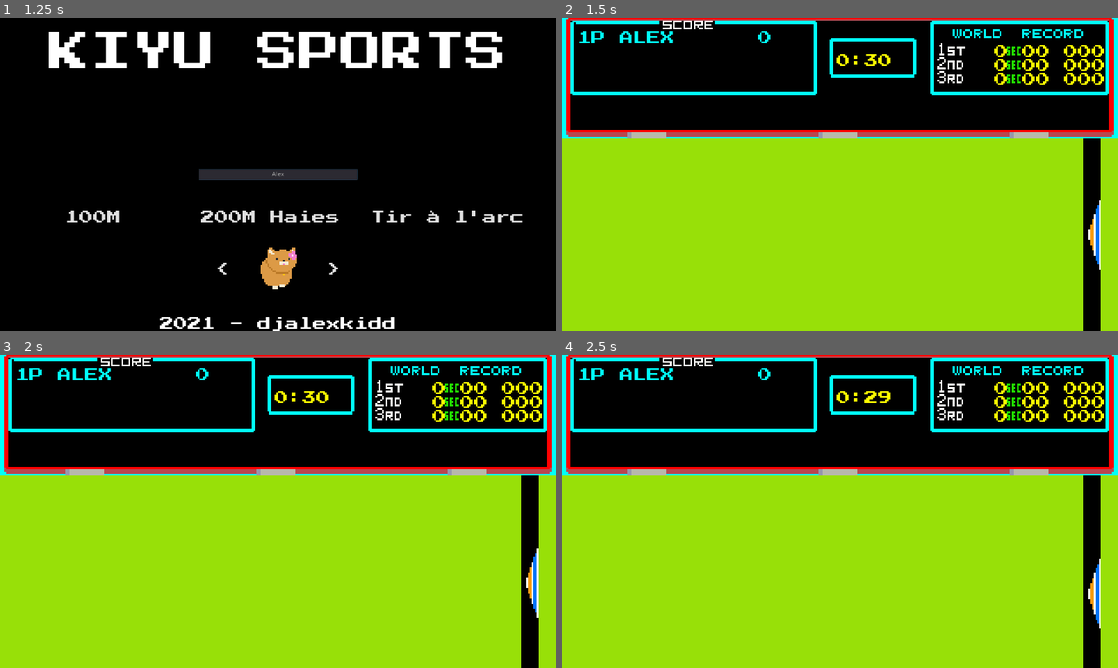
Above: before the commit, frames 1-4 (two rows, left to right).
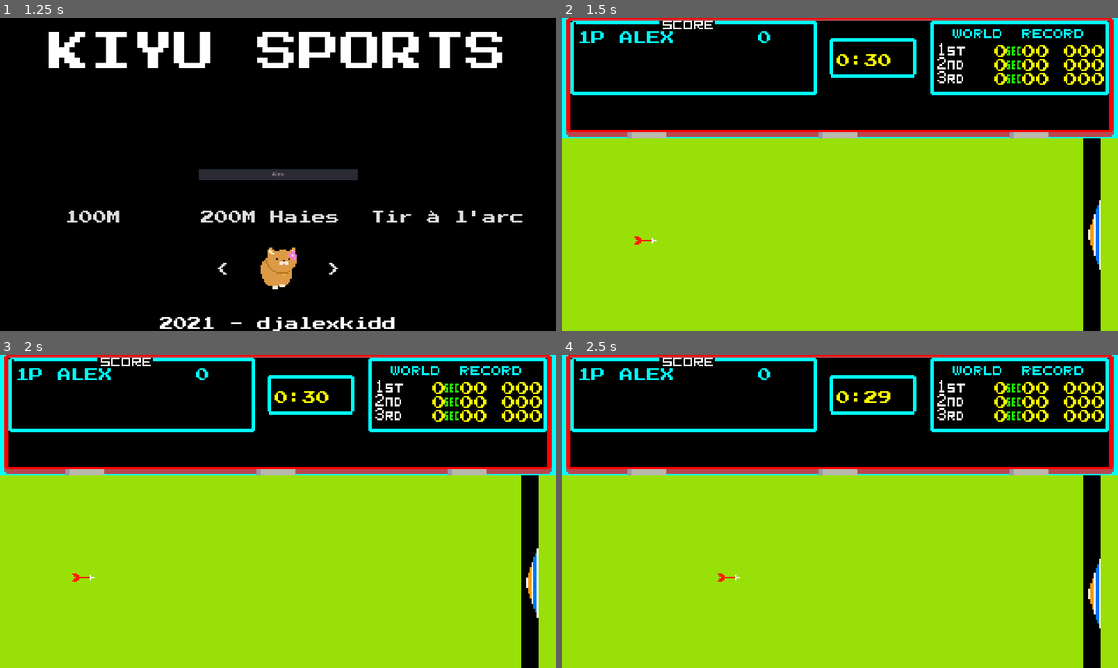
Above: after the commit, the same moments.

Repository: djalexkidd/kiyu-sports
Game: Godot game, scene res://scenes/NameEntry.tscn
Same seed, same stepped clock (60 frames per second), same inputs: the game is played once before the commit and once after it.
Inputs (mouse positions are in pixels of both pictures, inside the frame that each line leads up to):
- Up to frame 1 (1.25 s): click (278, 174) at 0.52 s; type "Alex" at 0.6 s
- Up to frame 2 (1.5 s): click "Tir à l'arc" at 1.25 s
- Up to frame 3 (2 s): no input
- Up to frame 4 (2.5 s): tap Space (fire) at 2.1 s; tap Shift (jump) at 2.27 s

Frame 1 is identical in both runs. In frame 2, less than 0.1% of the frame differs, in the area x 13-38%, y 4-73%; in frame 3, less than 0.1%; in frame 4, less than 0.1%.

Commit message:
Le tir à l'arc est maintenant jouable

Diff:
--- a/scenes/Archery.tscn
+++ b/scenes/Archery.tscn
@@ -8,12 +8,41 @@
 [ext_resource path="res://assets/backgrounds/HUD1.png" type="Texture" id=6]
 [ext_resource path="res://assets/props/target.png" type="Texture" id=7]
 [ext_resource path="res://scripts/Target.gd" type="Script" id=8]
+[ext_resource path="res://assets/props/arrow.png" type="Texture" id=9]
+[ext_resource path="res://scripts/Arrow.gd" type="Script" id=10]
+
+[sub_resource type="RectangleShape2D" id=6]
+extents = Vector2( 1.00002, 2 )
 
 [sub_resource type="RectangleShape2D" id=1]
-extents = Vector2( 14.0001, 80 )
+extents = Vector2( 2, 80 )
+
+[sub_resource type="RectangleShape2D" id=7]
+extents = Vector2( 0, 12 )
+
+[sub_resource type="RectangleShape2D" id=10]
+extents = Vector2( 0, 24 )
+
+[sub_resource type="RectangleShape2D" id=8]
+extents = Vector2( 0, 36 )
+
+[sub_resource type="RectangleShape2D" id=11]
+extents = Vector2( 0, 48 )
+
+[sub_resource type="RectangleShape2D" id=13]
+extents = Vector2( 0, 60 )
+
+[sub_resource type="RectangleShape2D" id=9]
+extents = Vector2( 0, 68 )
+
+[sub_resource type="RectangleShape2D" id=12]
+extents = Vector2( 0, 80 )
 
 [sub_resource type="RectangleShape2D" id=2]
 extents = Vector2( 20, 10 )
+
+[sub_resource type="RectangleShape2D" id=14]
+extents = Vector2( 4, 222 )
 
 [sub_resource type="DynamicFont" id=3]
 size = 32
@@ -56,6 +85,20 @@
 "_edit_use_anchors_": false
 }
 
+[node name="Arrow" type="KinematicBody2D" parent="."]
+collision_layer = 2
+collision_mask = 2
+script = ExtResource( 10 )
+
+[node name="Sprite" type="Sprite" parent="Arrow"]
+position = Vector2( 192, 512 )
+scale = Vector2( 4, 4 )
+texture = ExtResource( 9 )
+
+[node name="CollisionShape2D" type="CollisionShape2D" parent="Arrow"]
+position = Vector2( 217, 512 )
+shape = SubResource( 6 )
+
 [node name="Target" type="KinematicBody2D" parent="."]
 script = ExtResource( 8 )
 
@@ -65,8 +108,64 @@
 texture = ExtResource( 7 )
 
 [node name="CollisionShape2D" type="CollisionShape2D" parent="Target"]
+position = Vector2( 1238, 490 )
+shape = SubResource( 1 )
+
+[node name="100pts" type="Area2D" parent="Target"]
+collision_layer = 2
+collision_mask = 2
+
+[node name="CollisionShape2D" type="CollisionShape2D" parent="Target/100pts"]
+position = Vector2( 1214, 490 )
+shape = SubResource( 7 )
+
+[node name="70pts" type="Area2D" parent="Target"]
+collision_layer = 2
+collision_mask = 2
+
+[node name="CollisionShape2D" type="CollisionShape2D" parent="Target/70pts"]
+position = Vector2( 1218, 490 )
+shape = SubResource( 10 )
+
+[node name="50pts" type="Area2D" parent="Target"]
+collision_layer = 2
+collision_mask = 2
+
+[node name="CollisionShape2D" type="CollisionShape2D" parent="Target/50pts"]
+position = Vector2( 1222, 490 )
+shape = SubResource( 8 )
+
+[node name="30pts" type="Area2D" parent="Target"]
+collision_layer = 2
+collision_mask = 2
+
+[node name="CollisionShape2D" type="CollisionShape2D" parent="Target/30pts"]
 position = Vector2( 1226, 490 )
-shape = SubResource( 1 )
+shape = SubResource( 11 )
+
+[node name="20pts" type="Area2D" parent="Target"]
+collision_layer = 2
+collision_mask = 2
+
+[node name="CollisionShape2D" type="CollisionShape2D" parent="Target/20pts"]
+position = Vector2( 1230, 490 )
+shape = SubResource( 13 )
+
+[node name="10pts" type="Area2D" parent="Target"]
+collision_layer = 2
+collision_mask = 2
+
+[node name="CollisionShape2D" type="CollisionShape2D" parent="Target/10pts"]
+position = Vector2( 1234, 490 )
+shape = SubResource( 9 )
+
+[node name="5pts" type="Area2D" parent="Target"]
+collision_layer = 2
+collision_mask = 2
+
+[node name="CollisionShape2D" type="CollisionShape2D" parent="Target/5pts"]
+position = Vector2( 1238, 490 )
+shape = SubResource( 12 )
 
 [node name="down_wall" type="StaticBody2D" parent="."]
 
@@ -79,6 +178,14 @@
 [node name="CollisionShape2D" type="CollisionShape2D" parent="up_wall"]
 position = Vector2( 1220, 266 )
 shape = SubResource( 2 )
+
+[node name="Miss" type="Area2D" parent="."]
+collision_layer = 2
+collision_mask = 2
+
+[node name="CollisionShape2D" type="CollisionShape2D" parent="Miss"]
+position = Vector2( 1284, 498 )
+shape = SubResource( 14 )
 
 [node name="HUD" type="CanvasLayer" parent="."]
 
@@ -123,6 +230,19 @@
 "_edit_use_anchors_": false
 }
 
+[node name="Score" type="Label" parent="HUD"]
+margin_left = 452.0
+margin_top = 30.0
+margin_right = 484.0
+margin_bottom = 62.0
+custom_fonts/font = SubResource( 4 )
+custom_colors/font_color = Color( 0, 1, 0.984314, 1 )
+text = "0"
+uppercase = true
+__meta__ = {
+"_edit_use_anchors_": false
+}
+
 [node name="TouchScreenButton" type="TouchScreenButton" parent="HUD"]
 shape = SubResource( 5 )
 action = "fire"
@@ -132,4 +252,12 @@
 stream = ExtResource( 5 )
 autoplay = true
 
+[connection signal="body_entered" from="Target/100pts" to="Arrow" method="_on_100pts_body_entered"]
+[connection signal="body_entered" from="Target/70pts" to="Arrow" method="_on_70pts_body_entered"]
+[connection signal="body_entered" from="Target/50pts" to="Arrow" method="_on_50pts_body_entered"]
+[connection signal="body_entered" from="Target/30pts" to="Arrow" method="_on_30pts_body_entered"]
+[connection signal="body_entered" from="Target/20pts" to="Arrow" method="_on_20pts_body_entered"]
+[connection signal="body_entered" from="Target/10pts" to="Arrow" method="_on_10pts_body_entered"]
+[connection signal="body_entered" from="Target/5pts" to="Arrow" method="_on_5pts_body_entered"]
+[connection signal="body_entered" from="Miss" to="Arrow" method="_on_Miss_body_entered"]
 [connection signal="timeout" from="HUD/Time/Timer" to="HUD/Time" method="_on_Timer_timeout"]
--- a/scripts/Archery.gd
+++ b/scripts/Archery.gd
@@ -1,5 +1,4 @@
 extends Node2D
 
-
-func _ready():
-	pass
+func _physics_process(delta):
+	$HUD/Score.text = str(Global.player_score)
--- /dev/null
+++ b/scripts/Arrow.gd
@@ -0,0 +1,44 @@
+extends KinematicBody2D
+
+var velocity = Vector2(0,0)
+const SPEED = 500 #Vitesse
+
+func _physics_process(delta):
+	if Input.is_action_just_pressed("fire"):
+		velocity.x = SPEED
+	velocity = move_and_slide(velocity,Vector2.UP)
+
+func _on_Target_carriage_return():
+	position = Vector2(0, 0)
+	velocity.x = 0
+
+func _on_Miss_body_entered(body):
+	_on_Target_carriage_return()
+
+func _on_100pts_body_entered(body):
+	Global.player_score += 100
+	_on_Target_carriage_return()
+
+func _on_70pts_body_entered(body):
+	Global.player_score += 70
+	_on_Target_carriage_return()
+
+func _on_50pts_body_entered(body):
+	Global.player_score += 50
+	_on_Target_carriage_return()
+
+func _on_30pts_body_entered(body):
+	Global.player_score += 30
+	_on_Target_carriage_return()
+
+func _on_20pts_body_entered(body):
+	Global.player_score += 20
+	_on_Target_carriage_return()
+
+func _on_10pts_body_entered(body):
+	Global.player_score += 10
+	_on_Target_carriage_return()
+
+func _on_5pts_body_entered(body):
+	Global.player_score += 5
+	_on_Target_carriage_return()
--- a/scripts/Time.gd
+++ b/scripts/Time.gd
@@ -4,4 +4,6 @@
 	text = "%d:%02d" % [floor($Timer.time_left / 60), int($Timer.time_left) % 60] #Affiche le Timer
 
 func _on_Timer_timeout(): #Si le Timer est écoulé
-	get_tree().change_scene("res://scenes/NameEntry.tscn")
+	Global.score = Global.player_score
+	Global.player_score = 0
+	get_tree().change_scene("res://scenes/Results.tscn")
--- a/scripts/global.gd
+++ b/scripts/global.gd
@@ -2,6 +2,7 @@
 
 onready var username
 onready var score
+onready var player_score = 0
 onready var character = 1
 
 func char_select():
Binary file changed: assets/backgrounds/HUD1.png
Binary file added: assets/props/arrow.png
Not shown, added: assets/props/arrow.png.import
Not shown: 1 places in scenes/Archery.tscn that only renumber resources
